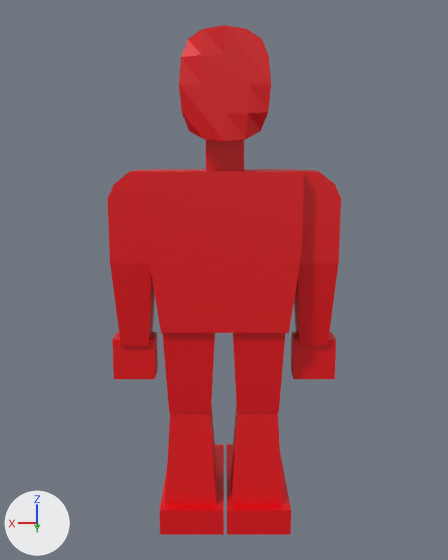
Two versions of the Blender file Assets/Models/test-clovek/clovek.blend, one commit apart.
Camera for both pictures: a camera (50 mm lens) standing at (0.01, 13.87, 8.05) and looking at (0.01, 0.23, 5.23). Every picture has the same lights, and +X, +Y and +Z are marked at lower left.
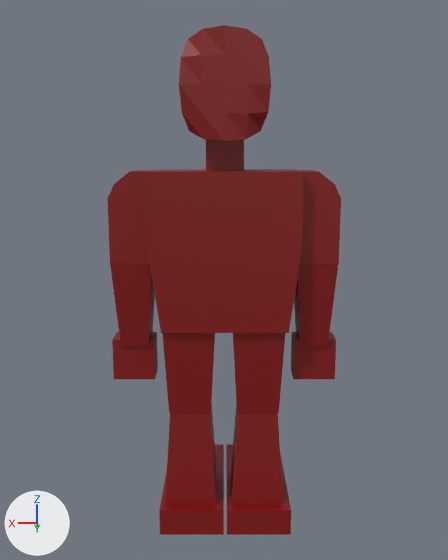
Boxes (x1, y1, x2, y2) around the edits, measured in the pictures (448 x 560 px):
'Cube', surface changed: (107, 25, 341, 535) in both

What changed in the scene script:
```text
Add img_red_png:
    img_red_png = load_image('red.png', 'red.png', 1920, 1080, 'sRGB')
Change mat_material_003:
    remove mat_material_003.base_color = (0.8, 0.0, 0.00484)  # red #e7000f
    add mat_material_003.texture = img_red_png
```
